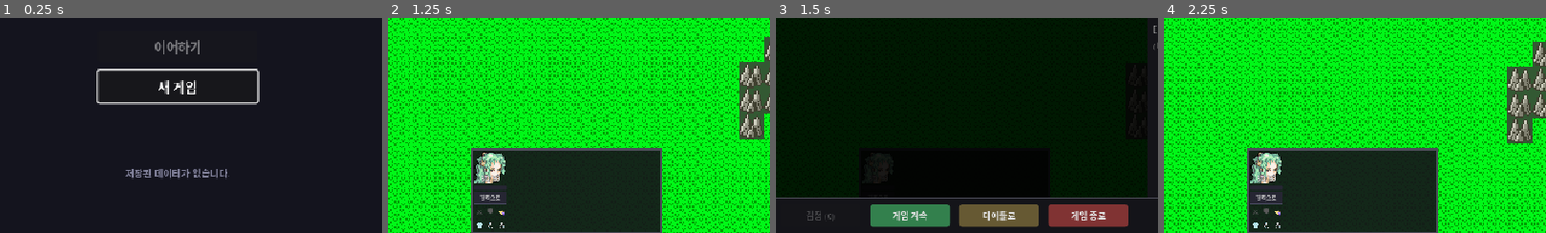
Above: before the commit, frames 1-4 (left to right).
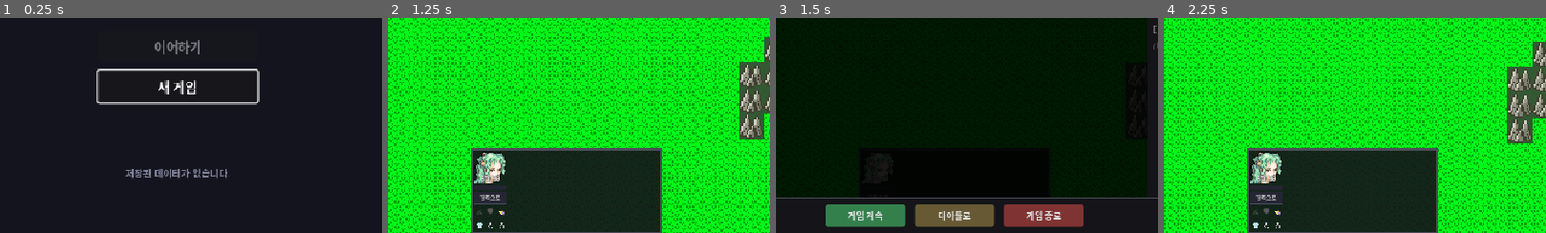
Above: after the commit, the same moments.

Repository: limmmmmmn/Appears-Appears
Game: Godot game, scene res://scenes/main/Main.tscn
The game is run twice, just before and just after one commit, with the same random seed, the same clock (stepped at 60 frames per second) and the same inputs.
Inputs:
- Up to frame 1 (0.25 s): no input
- Up to frame 2 (1.25 s): click "새 게임" at 0.5 s
- Up to frame 3 (1.5 s): click "☰" at 1.25 s
- Up to frame 4 (2.25 s): click "게임 계속" at 2 s
The pictures show only the part of the screen within x 27-77%, y 50-100%; the shares and areas given below are measured in that part.

Frames 1-2 are identical in both runs. In frame 3, 6.1% of the frame differs, in the area x 8-93%, y 86-98%; in frame 4, nothing differs.

Commit message:
feat: 아이템 감정 시스템 삭제
- InventoryManager: 미감정 아이템 관련 코드 모두 제거
- BattleManager: 보상 아이템 직접 인벤토리에 추가
- PauseMenu: 감정 버튼 및 관련 함수 제거

https://claude.ai/code/session_01U1aPvZuUDVGCxTUamMSDP6

Diff:
--- a/scripts/autoload/BattleManager.gd
+++ b/scripts/autoload/BattleManager.gd
@@ -361,7 +361,7 @@
 	## 전투창에서 보상 누적
 	accumulated_gold += gold
 
-	# 아이템은 미감정 상태로 추가
+	# 아이템 추가
 	for item_id in items:
 		# 장비 데이터 먼저 확인, 없으면 일반 아이템 확인
 		var item_data: Dictionary = DataManager.get_equipment(item_id)
@@ -370,14 +370,13 @@
 		if item_data.is_empty():
 			continue
 
-		var unidentified_item := {
+		var reward_item := {
 			"id": item_id,
 			"type": item_data.get("type", "unknown"),
 			"slot": item_data.get("slot", ""),
-			"rarity": item_data.get("rarity", "common"),
-			"identified": false
+			"rarity": item_data.get("rarity", "common")
 		}
-		accumulated_items.append(unidentified_item)
+		accumulated_items.append(reward_item)
 
 	accumulated_rewards_changed.emit(accumulated_gold, accumulated_items)
 
@@ -400,9 +399,9 @@
 	if accumulated_gold > 0:
 		GameManager.add_gold(accumulated_gold)
 
-	# 아이템은 인벤토리에 추가 (미감정 상태)
+	# 아이템은 인벤토리에 추가
 	for item in accumulated_items:
-		InventoryManager.add_unidentified_item(item.id, 1)
+		InventoryManager.add_item(item.id, 1)
 
 	# 로그
 	battle_log_received.emit("보상 획득! Gold +%d" % accumulated_gold, Color.CYAN)
--- a/scripts/autoload/InventoryManager.gd
+++ b/scripts/autoload/InventoryManager.gd
@@ -4,13 +4,9 @@
 signal inventory_changed
 signal item_added(item_id: String, quantity: int)
 signal item_removed(item_id: String, quantity: int)
-signal item_identified(item_id: String)
 
 # 인벤토리: { item_id: quantity }
 var items: Dictionary = {}
-
-# 미감정 아이템: { item_id: quantity }
-var unidentified_items: Dictionary = {}
 
 # 인벤토리 최대 슬롯 (루프히어로처럼 제한 없이 하려면 크게)
 const MAX_SLOTS: int = 99
@@ -227,73 +223,9 @@
 #endregion
 
 
-#region 미감정 아이템
-func add_unidentified_item(item_id: String, quantity: int = 1) -> bool:
-	## 미감정 아이템 추가
-	if item_id.is_empty() or quantity <= 0:
-		return false
-
-	if unidentified_items.has(item_id):
-		unidentified_items[item_id] = int(unidentified_items[item_id]) + quantity
-	else:
-		unidentified_items[item_id] = quantity
-
-	item_added.emit(item_id, quantity)
-	inventory_changed.emit()
-	return true
-
-
-func identify_item(item_id: String) -> bool:
-	## 아이템 감정 (미감정 -> 감정됨)
-	if not unidentified_items.has(item_id):
-		return false
-
-	var qty: int = int(unidentified_items[item_id])
-	unidentified_items.erase(item_id)
-
-	# 일반 인벤토리로 이동
-	add_item(item_id, qty)
-	item_identified.emit(item_id)
-	return true
-
-
-func identify_all_items() -> int:
-	## 모든 미감정 아이템 감정
-	var count: int = 0
-	var items_to_identify: Array = unidentified_items.keys()
-
-	for item_id in items_to_identify:
-		if identify_item(item_id):
-			count += 1
-
-	return count
-
-
-func get_unidentified_items() -> Array:
-	## 미감정 아이템 목록 반환
-	var result: Array = []
-	for item_id in unidentified_items.keys():
-		var quantity: int = int(unidentified_items[item_id])
-		var data: Dictionary = DataManager.get_equipment(item_id)
-		if data.is_empty():
-			data = DataManager.get_item(item_id)
-
-		result.append({
-			"id": item_id,
-			"quantity": quantity,
-			"data": data,
-			"identified": false
-		})
-	return result
-
-
-func get_unidentified_count() -> int:
-	## 미감정 아이템 종류 수
-	return unidentified_items.size()
-
-
+#region 아이템 정보
 func get_item_type_name(item_id: String) -> String:
-	## 아이템 타입의 한글 이름 반환 (미감정 표시용)
+	## 아이템 타입의 한글 이름 반환
 	var data: Dictionary = DataManager.get_equipment(item_id)
 	if data.is_empty():
 		data = DataManager.get_item(item_id)
@@ -327,7 +259,6 @@
 func clear() -> void:
 	## 인벤토리 초기화
 	items.clear()
-	unidentified_items.clear()
 	inventory_changed.emit()
 
 
--- a/scripts/systems/PauseMenu.gd
+++ b/scripts/systems/PauseMenu.gd
@@ -790,16 +790,6 @@
 	hbox.alignment = BoxContainer.ALIGNMENT_CENTER
 	footer.add_child(hbox)
 
-	# 감정 버튼 (미감정 아이템 있을 때만 활성화)
-	var identify_count: int = InventoryManager.get_unidentified_count() if InventoryManager else 0
-	var identify_btn := _create_btn("감정 (%d)" % identify_count, Color(0.4, 0.3, 0.5))
-	if identify_count > 0:
-		identify_btn.pressed.connect(_on_identify)
-	else:
-		identify_btn.disabled = true
-		identify_btn.modulate.a = 0.5
-	hbox.add_child(identify_btn)
-
 	var resume := _create_btn("게임 계속", Color(0.2, 0.5, 0.3))
 	resume.pressed.connect(_on_resume)
 	hbox.add_child(resume)
@@ -832,14 +822,6 @@
 	btn.add_theme_stylebox_override("hover", hover)
 
 	return btn
-
-
-func _on_identify() -> void:
-	## 미감정 아이템 모두 감정
-	var count: int = InventoryManager.identify_all_items()
-	if count > 0:
-		# UI 갱신
-		_create_ui()  # 전체 재생성
 
 
 func _on_resume() -> void:
